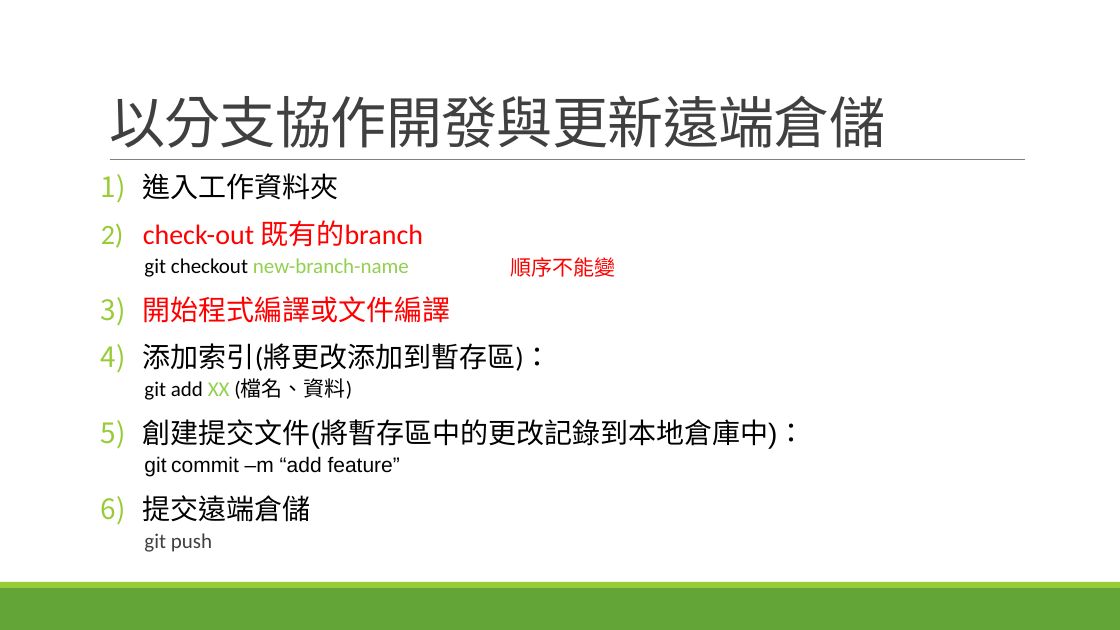
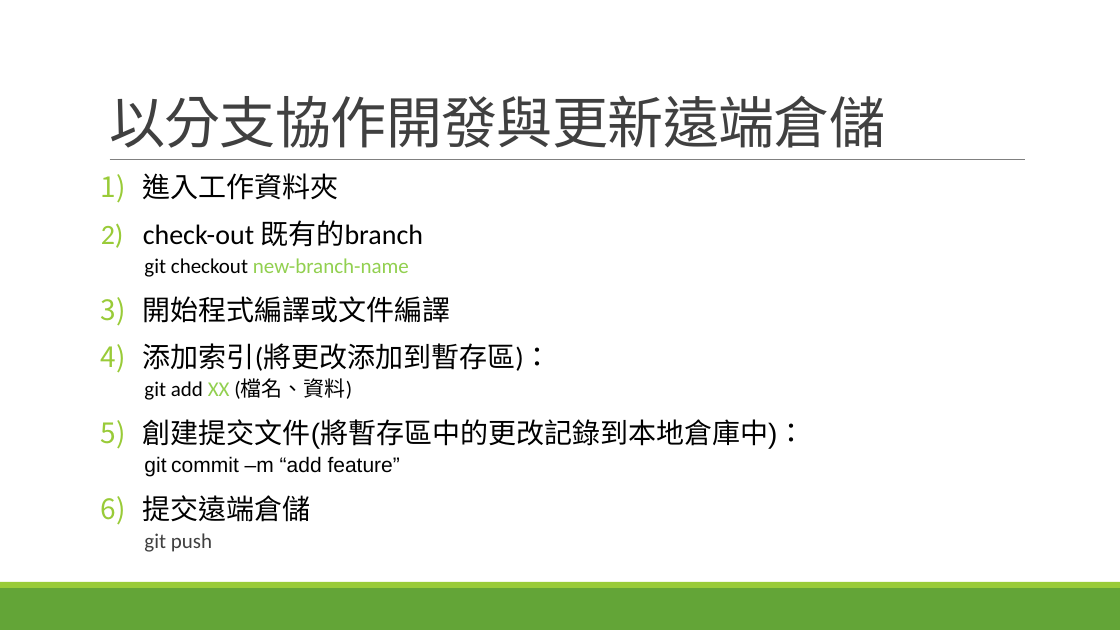
Before and after one commit to xiu0511492/ML, a slide deck: slide 9 of Slides/2023-ML@MGI-Week03-imp.pptx. Drawn at 1120x630 pixels with LibreOffice and Linux fonts; fonts in the diff are those of the drawing. Boxes give left, top, right and bottom in pixels: in the first picture for what was removed or moved away, otherwise in the second. Text is boxed around its words. In the diff, an @@ line names an element or a change of style, - is before the commit and + after.

Commit message:
240308_2

```diff
--- a/Slides/2023-ML@MGI-Week03-imp.pptx
+++ b/Slides/2023-ML@MGI-Week03-imp.pptx
@@ text at (x1=143, y1=220, x2=451, y2=323): text colour #FF0000 to #000000 in "check-out 既有的branch", "開始程式編譯或文件編譯" @@
@@ text removed at (x1=511, y1=257, x2=616, y2=277) @@
-順序不能變
```
